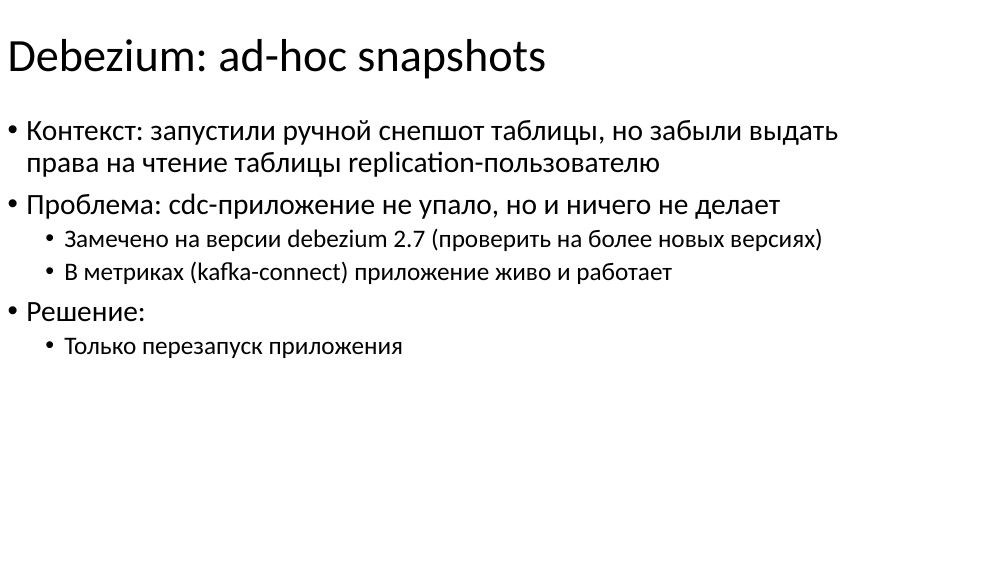
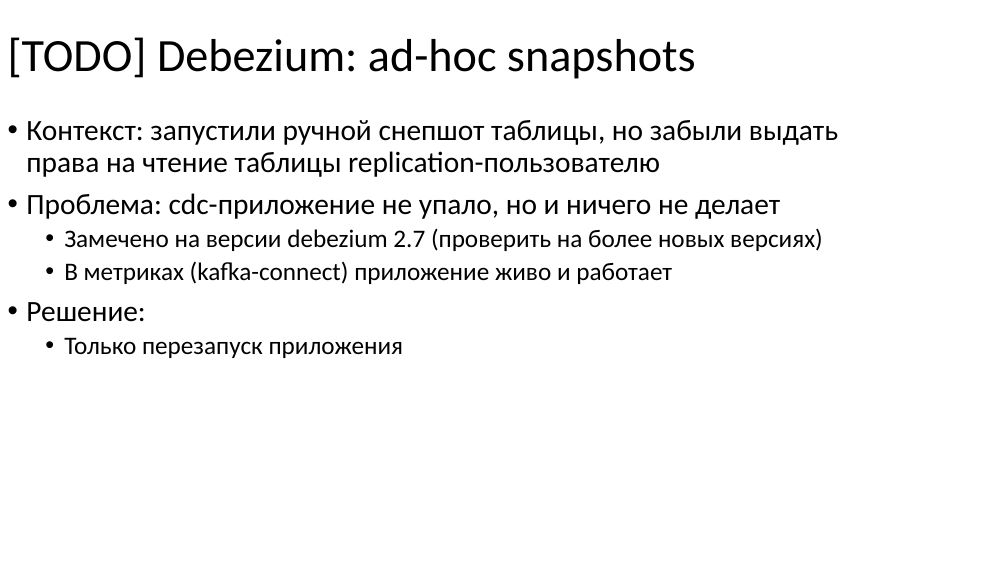
Before and after one commit to nryanov/presentations, a slide deck: slide 20 of smartdata/cdc-via-debezium/debezium-smartdata2025.pptx. Drawn at 1008x567 pixels with LibreOffice and Linux fonts; fonts in the diff are those of the drawing. Boxes give left, top, right and bottom in pixels: in the first picture for what was removed or moved away, otherwise in the second. Text is boxed around its words. In the diff, an @@ line names an element or a change of style, - is before the commit and + after.

Commit message:
doc: update debezium presentation

```diff
--- a/smartdata/cdc-via-debezium/debezium-smartdata2025.pptx
+++ b/smartdata/cdc-via-debezium/debezium-smartdata2025.pptx
@@ title at [8,37,696,79]: text changed @@
-Debezium: ad-hoc snapshots
+[TODO] Debezium: ad-hoc snapshots
```
Also in this commit, not shown: 1 other file.
